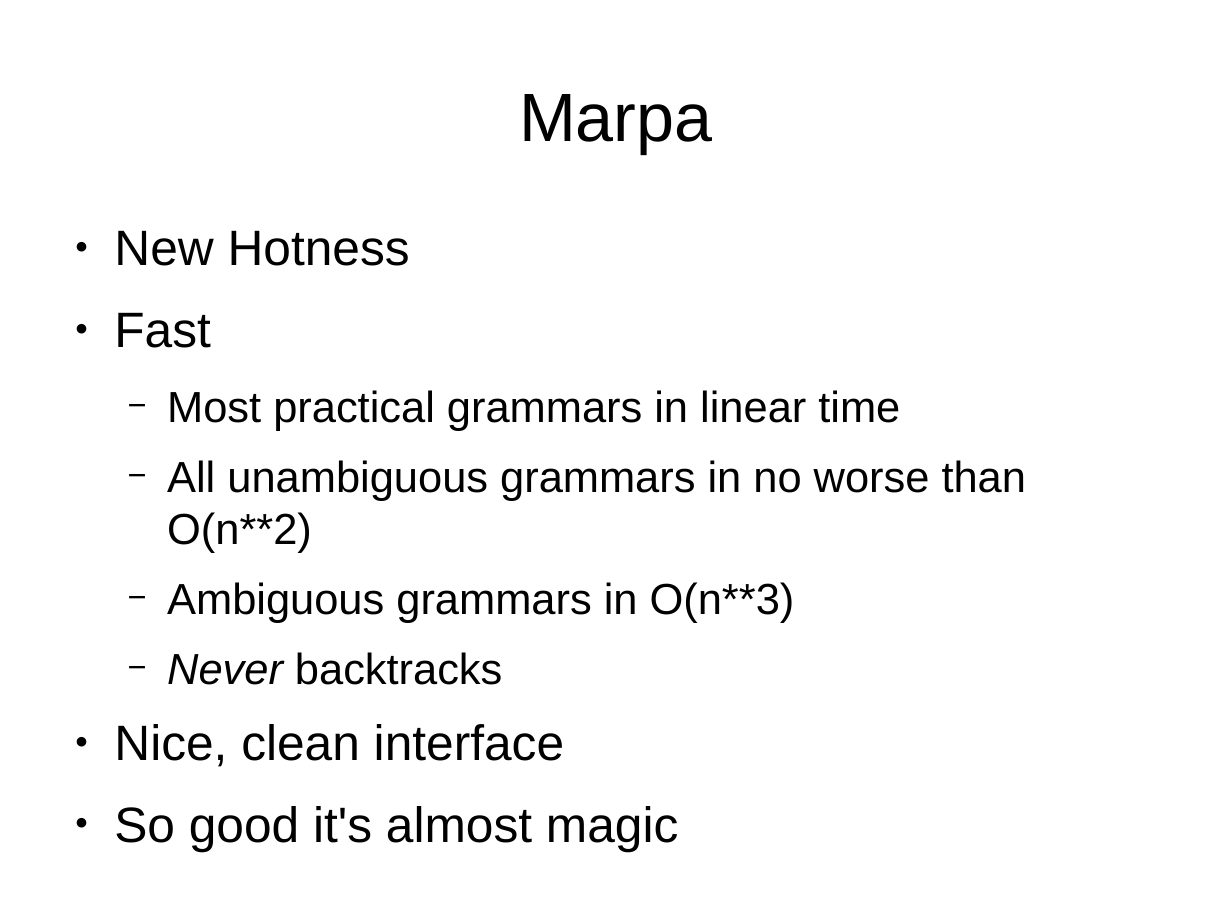
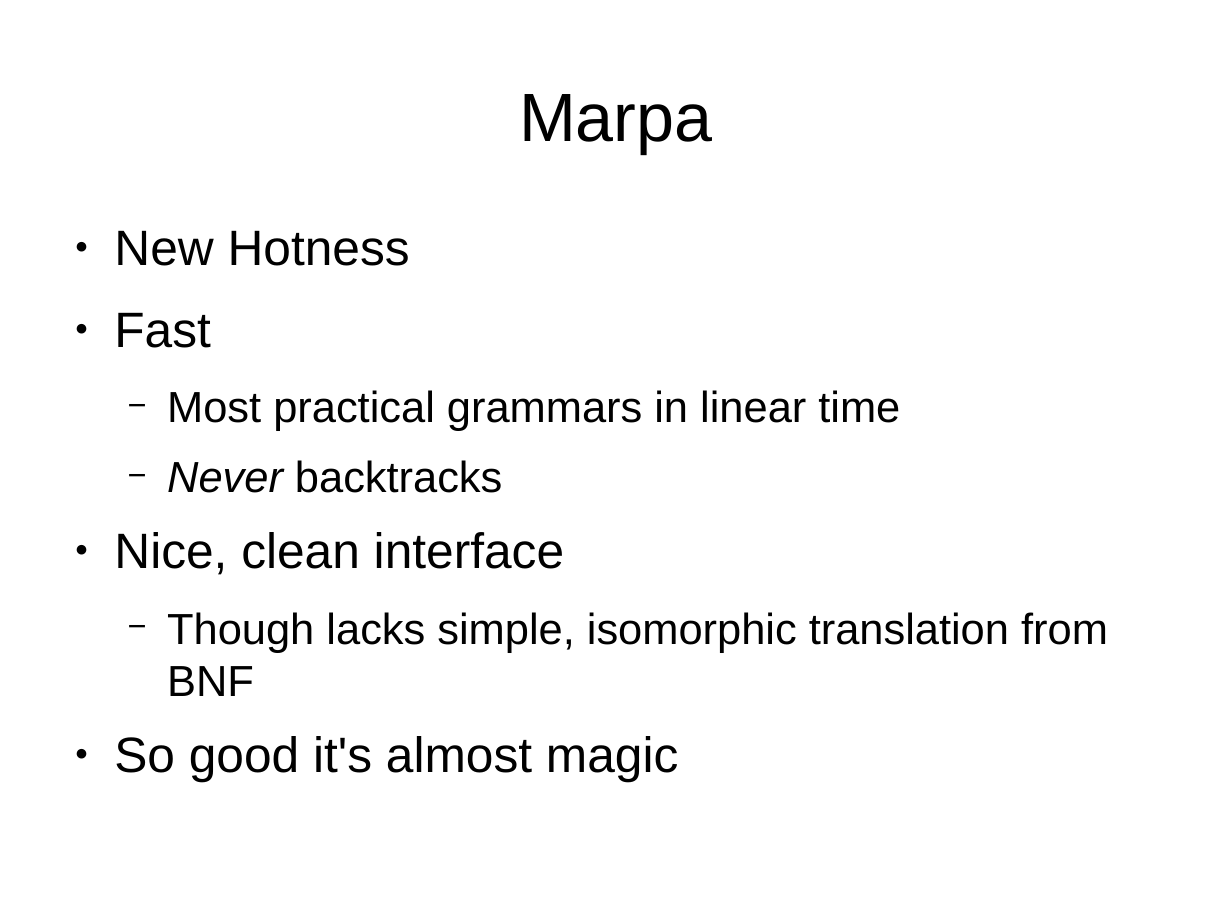
Before and after one commit to frezik/parsing-talk, a slide deck: slide 26 of presentation/parsing_talk.odp. Drawn at 1232x924 pixels with LibreOffice and Linux fonts; fonts in the diff are those of the drawing. Boxes give left, top, right and bottom in pixels: in the first picture for what was removed or moved away, otherwise in the second. Text is boxed around its words. In the diff, an @@ line names an element or a change of style, - is before the commit and + after.

```diff
--- a/presentation/parsing_talk.odp
+++ b/presentation/parsing_talk.odp
@@ text at (167, 460, 1027, 623): paragraphs removed @@
-  − All unambiguous grammars in no worse than O(n**2)
-  − Ambiguous grammars in O(n**3)
@@ text at (167, 612, 1108, 696): paragraph added @@
+  − Though lacks simple, isomorphic translation from BNF
```
Also in this commit, not shown: 6 other slides changed, 2 other files.
